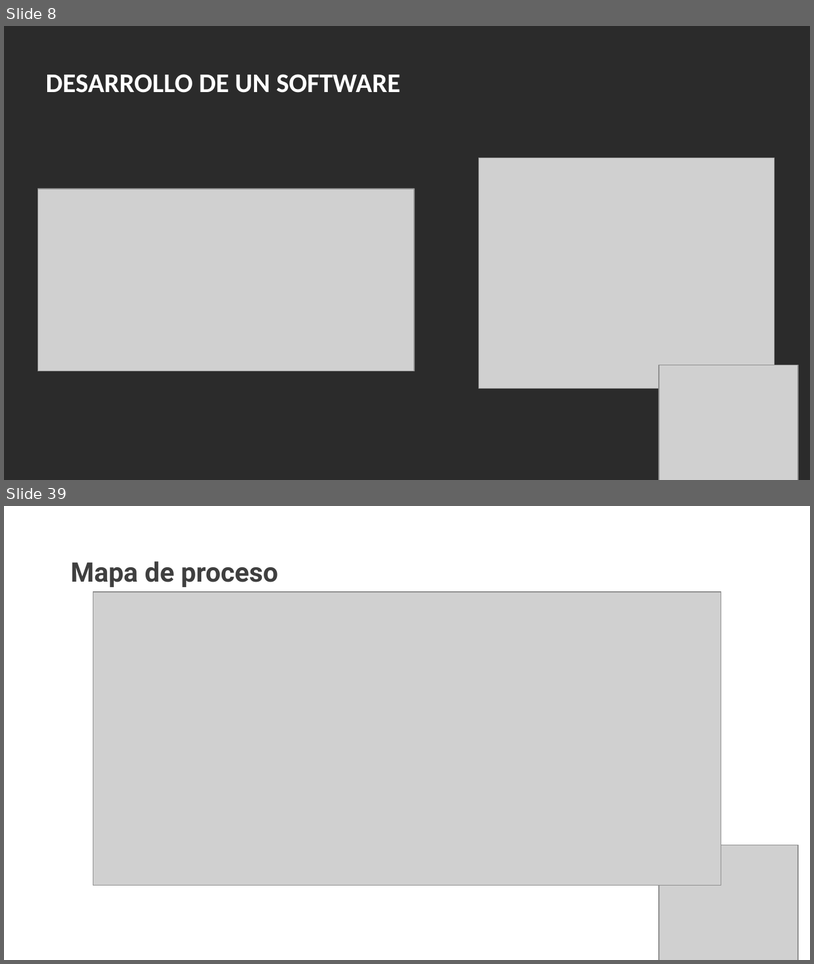
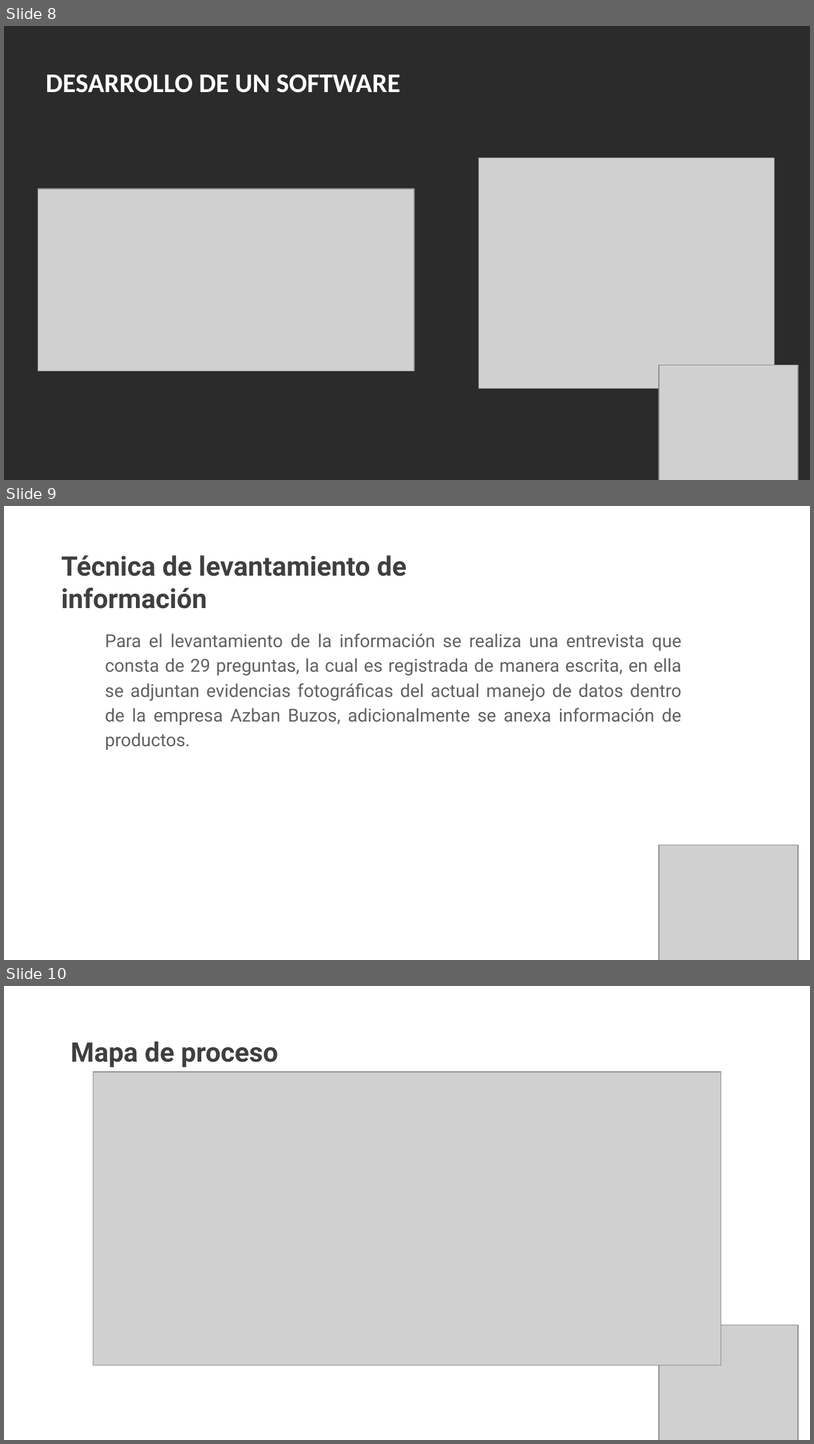
Before and after one commit to Azbanedit/azban-sb, a slide deck: DOCS/TRIMESTRE I/Presentación diapositivas azban.pptx. Shown one above the other, each under a label of ours: slides 8 and 39 before the commit, slides 8, 9 and 10 after it; the slides between them are not shown. The pictures are 814x964 and 814x1444 pixels, drawn with LibreOffice and Linux fonts; fonts in the diff are those of the drawing; grey boxes stand for pictures; background and template pictures are left out; a plain dark background stands for a picture behind light text. Boxes give left, top, right and bottom in pixels: in the first picture for what was removed or moved away, otherwise in the second. Text is boxed around its words. In the diff, an @@ line names an element or a change of style, - is before the commit and + after.

Commit message:
Actualización de documentación

```diff
--- a/DOCS/TRIMESTRE I/Presentación diapositivas azban.pptx
+++ b/DOCS/TRIMESTRE I/Presentación diapositivas azban.pptx
@@ slide 9 added at (4,506,810,960), background picture (left out) @@
@@ text added at (61,555,407,609), 24 pt, text #3F3F3F, bold @@
+Técnica de levantamiento de información
@@ text added at (105,633,682,750), 16 pt, text #616161 @@
+Para el levantamiento de la información se realiza una entrevista que consta de 29 preguntas, la cual es registrada de manera escrita, en ella se adjuntan evidencias fotográficas del actual manejo de datos dentro de la empresa Azban Buzos, adicionalmente se anexa información de productos.
@@ picture added at (660,844,799,960) @@
@@ what was slide 39 is now slide 10 @@
```
Also in this commit, not shown: 4 slides changed, 1 other slide added, 34 slides removed, 3 other files.
